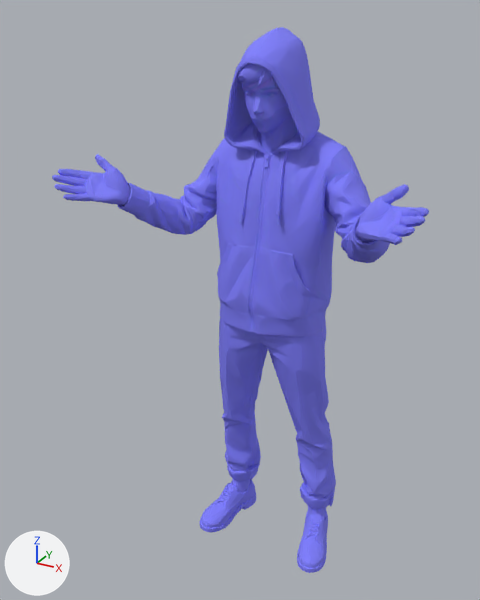
What one commit did to the glTF model public/models/ren.glb.
Before and after are seen from a camera (50 mm lens) standing at (0.805, -1.57, 1.727) and looking at (-0.066, 0.015, 0.934). The axes (+X, +Y, +Z) are drawn at lower left. The lights are the same throughout. The older version comes first. Where no turn or scale is listed for an object, it has been applied to the vertices.

In view in the first picture: 'char1'.
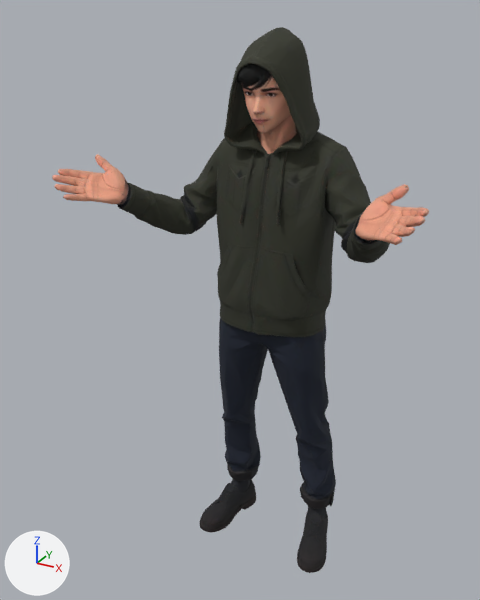
Changed parts and their boxes (x1, y1, x2, y2) in the pictures (480 x 600 px):
'char1', surface changed (blue to black): (52, 27, 429, 573) in both

What changed in the scene script:
```text
Change img_image_0:
    img_image_0: load_image('Image_0', '_unpacked/Image_0', 1024, 1024, 'sRGB') -> load_image('Image_0', '_unpacked/Image_0', 1024, 1024, 'Non-Color')
Add img_image_1:
    img_image_1 = load_image('Image_1', '_unpacked/Image_1', 1024, 1024, 'sRGB')
Change mat_material_0:
    where n2 = _N.new('ShaderNodeTexImage'); n2.name = 'Image Texture'
    n2.image: img_image_0 -> img_image_1
    add n3 = _N.new('ShaderNodeNormalMap'); n3.name = 'Normal Map'
    add n3.uv_map = 'UVMap'
    add n4 = _N.new('ShaderNodeTexImage'); n4.name = 'Image Texture.001'
    add n4.image = img_image_0
    where n0 = _N.new('ShaderNodeBsdfPrincipled'); n0.name = 'Principled BSDF'
    add _L.new(n3.outputs[0], n0.inputs[5])  # 'Normal' to 'Normal'
    add _L.new(n4.outputs[0], n3.inputs[1])  # 'Color' to 'Color'
```
